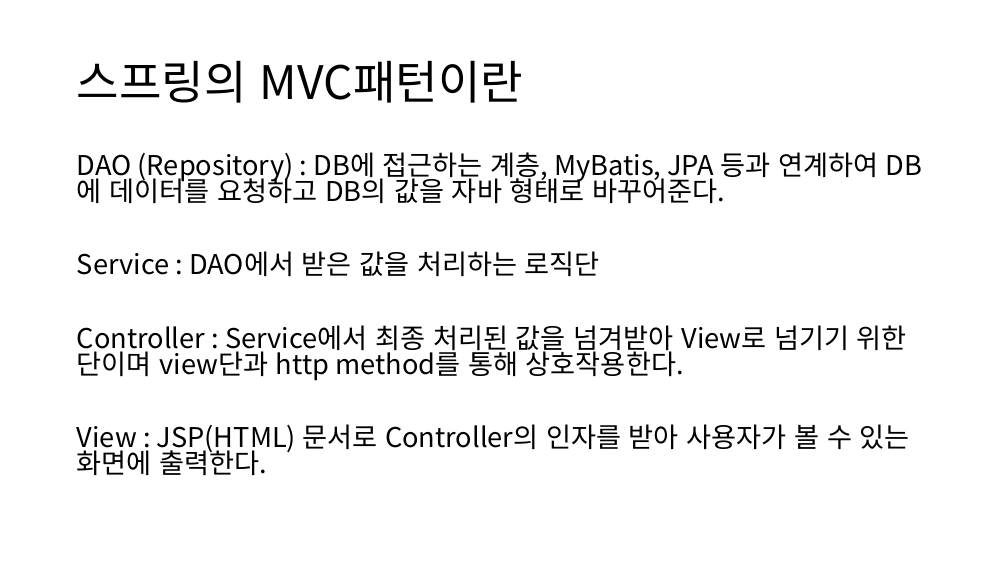
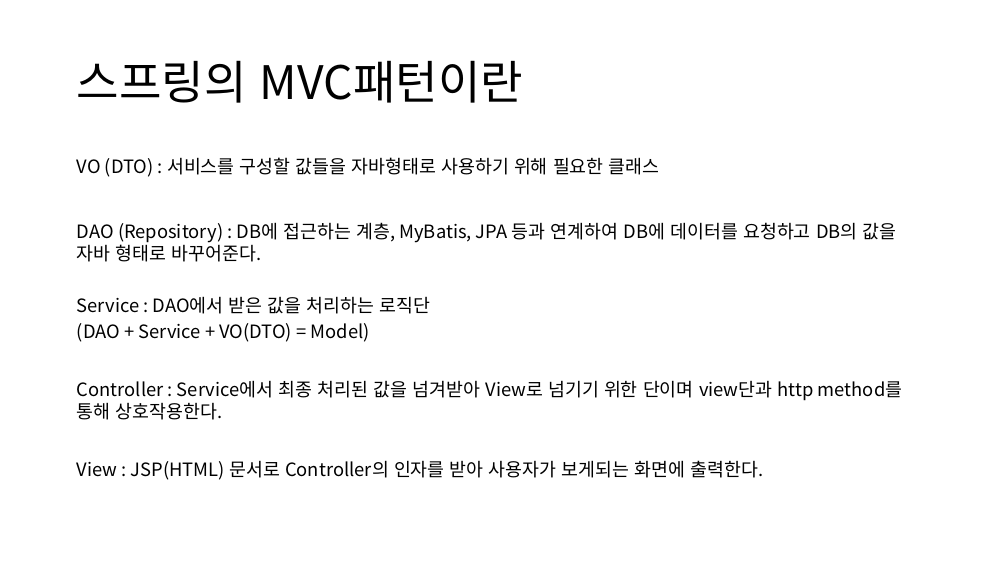
Before and after one commit to Jonghyun99/TIL, a slide deck: slide 8 of ppt/Spring, MVC패턴, MyBatis.pptx. Drawn at 1008x567 pixels with LibreOffice and Linux fonts; fonts in the diff are those of the drawing. Boxes give left, top, right and bottom in pixels: in the first picture for what was removed or moved away, otherwise in the second. Text is boxed around its words. In the diff, an @@ line names an element or a change of style, - is before the commit and + after.

```diff
--- a/ppt/Spring, MVC패턴, MyBatis.pptx
+++ b/ppt/Spring, MVC패턴, MyBatis.pptx
@@ text at [77, 157, 660, 177]: paragraph added @@
+VO (DTO) : 서비스를 구성할 값들을 자바형태로 사용하기 위해 필요한 클래스
@@ text at [77, 222, 903, 420]: size 25.9 to 17.5 pt in "DAO (Repository) : DB에 접근하는 계층, MyBatis, ...", "Service : DAO에서 받은 값을 처리하는 로직단", "Controller : Service에서 최종 처리된 값을 넘겨받아 ..."; line spacing 0.8 to 1; line spacing 0.8 to 0.7 @@
@@ text at [77, 323, 370, 342]: paragraph added @@
+(DAO + Service + VO(DTO) = Model)
@@ text at [77, 460, 763, 480]: text changed; size 25.9 to 17.5 pt @@
-View : JSP(HTML) 문서로 Controller의 인자를 받아 사용자가 볼 수 있는 화면에 출력한다.
+View : JSP(HTML) 문서로 Controller의 인자를 받아 사용자가 보게되는 화면에 출력한다.
```
Also in this commit, not shown: 4 other slides changed.
